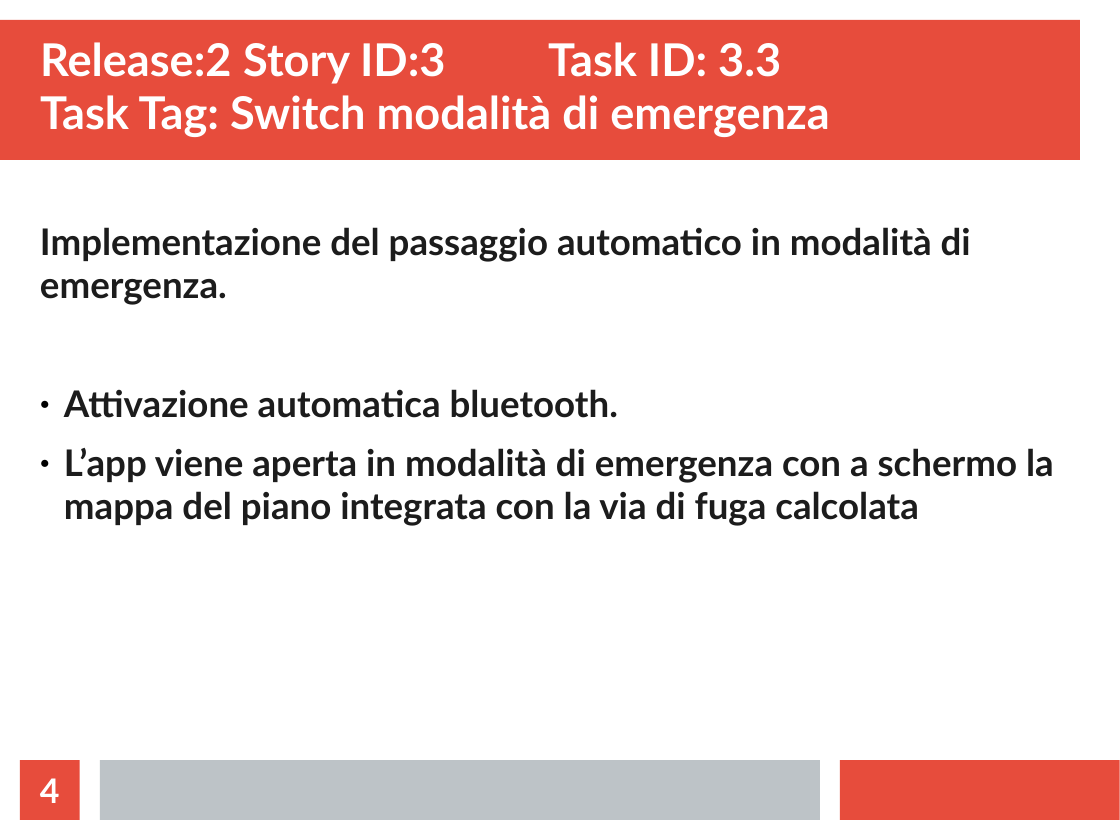
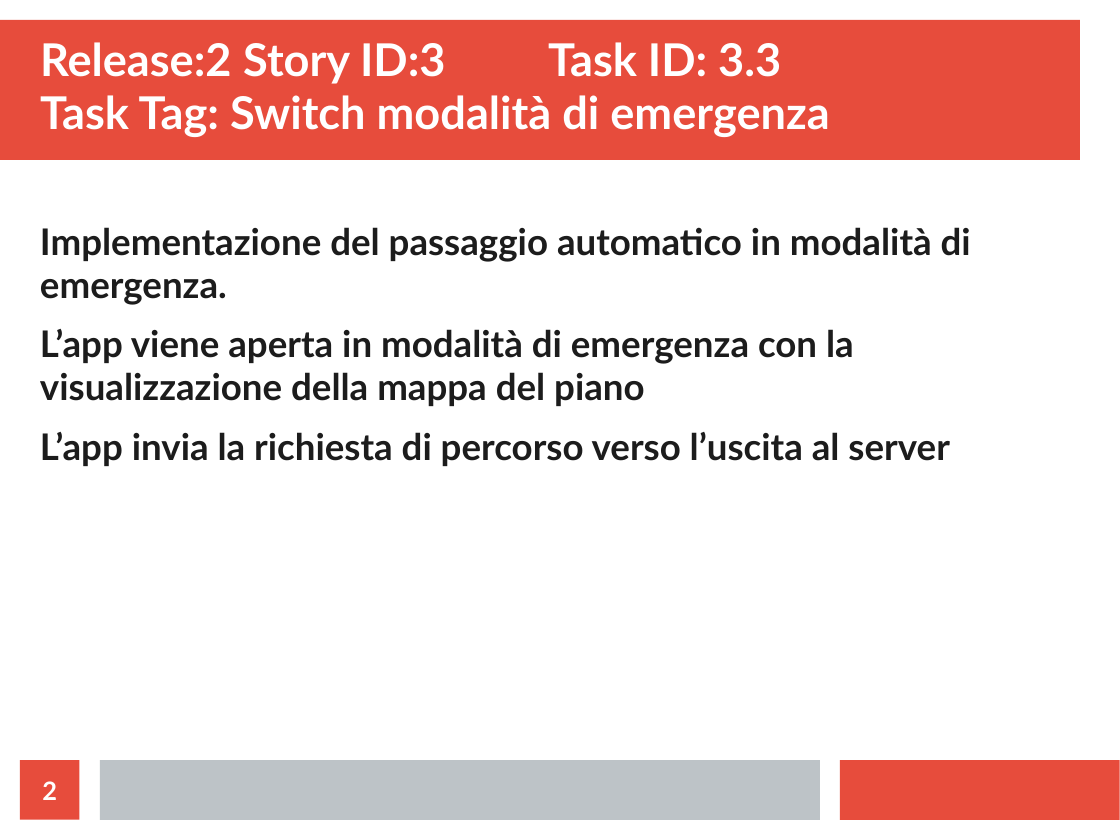
Before and after one commit to ecorradini/ProgettoIDS, a slide deck: slide 2 of AnalisiRequisiti/TaskModEmergenza.ppt (slide 4 before the commit). Drawn at 1120x840 pixels with LibreOffice and Linux fonts; fonts in the diff are those of the drawing. Boxes give left, top, right and bottom in pixels: in the first picture for what was removed or moved away, otherwise in the second. Text is boxed around its words. In the diff, an @@ line names an element or a change of style, - is before the commit and + after.

Commit message:
FINE TASK

```diff
--- a/AnalisiRequisiti/TaskModEmergenza.ppt
+++ b/AnalisiRequisiti/TaskModEmergenza.ppt
@@ text at <box>40,329,949,466</box>: text changed @@
-● Attivazione automatica bluetooth.
-● L’app viene aperta in modalità di emergenza con a schermo la mappa del piano integrata con la via di fuga calcolata
+L’app viene aperta in modalità di emergenza con la visualizzazione della mappa del piano
+L’app invia la richiesta di percorso verso l’uscita al server
@@ page number at <box>42,781,57,800</box>: text changed; size 24 to 18 pt @@
-4
+2
```
Also in this commit, not shown: 2 other slides changed, 2 slides removed, 3 other files.
